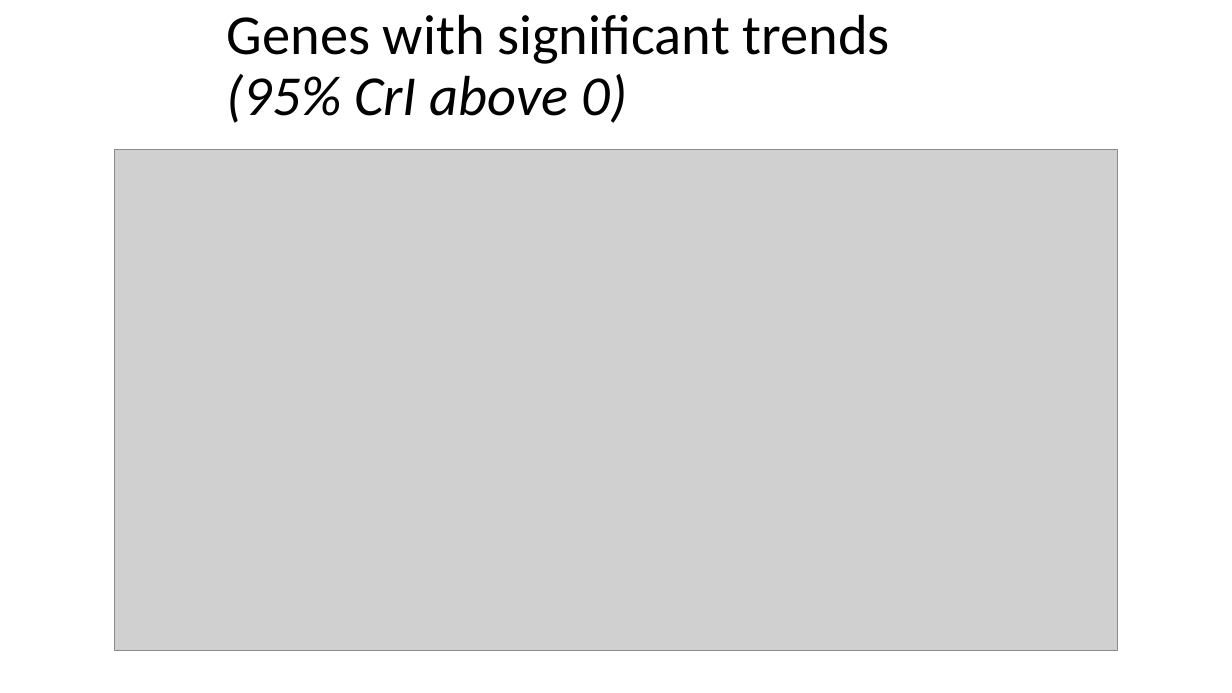
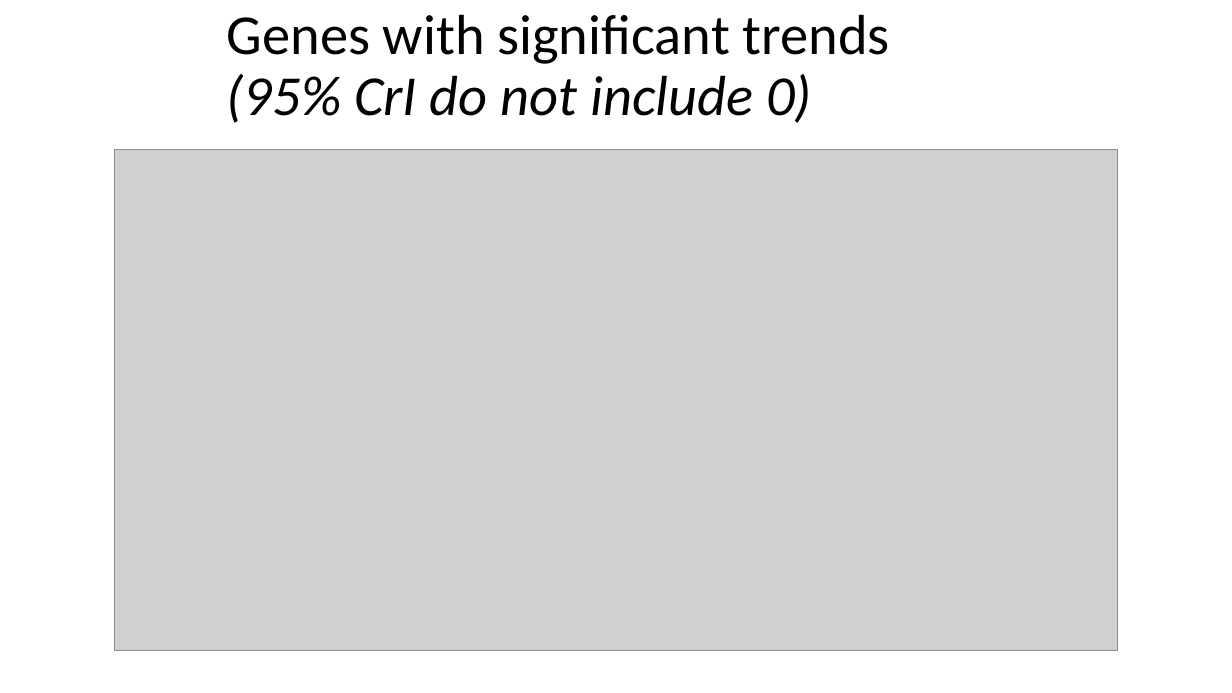
Before and after one commit to gkeele/chipseq-gene-dynamics, a slide deck: slide 7 of slides/greg_austin_modeling_data_050919.pptx. Drawn at 1232x693 pixels with LibreOffice and Linux fonts; fonts in the diff are those of the drawing; grey boxes stand for pictures. Boxes give left, top, right and bottom in pixels: in the first picture for what was removed or moved away, otherwise in the second. Text is boxed around its words. In the diff, an @@ line names an element or a change of style, - is before the commit and + after.

```diff
--- a/slides/greg_austin_modeling_data_050919.pptx
+++ b/slides/greg_austin_modeling_data_050919.pptx
@@ title at bbox=[227, 14, 890, 123]: text changed @@
-Genes with significant trends
-(95% CrI above 0)
+Genes with significant trends
+(95% CrI do not include 0)
```
Also in this commit, not shown: 4 other slides changed, 3 slides added, 1 slide removed.
